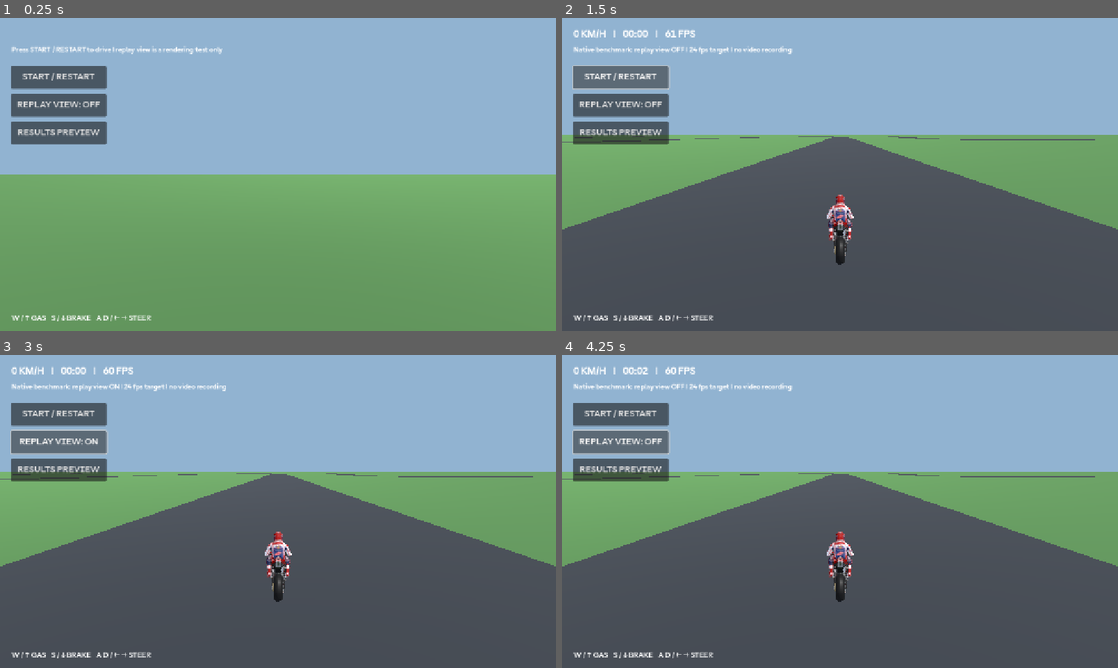
Above: before the commit, frames 1-4 (two rows, left to right).
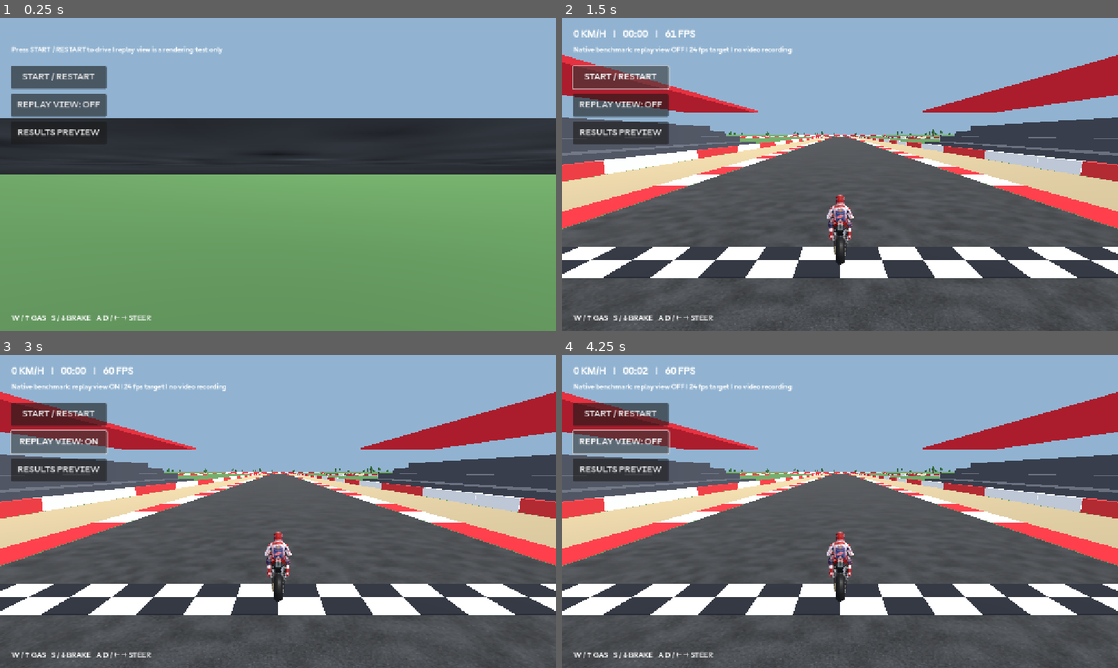
Above: after the commit, the same moments.

Repository: Ahad00010/WMC
Game: Godot game, scene res://main.tscn
Same seed, same stepped clock (60 frames per second), same inputs: the game is played once before the commit and once after it.
Inputs:
- Up to frame 1 (0.25 s): no input
- Up to frame 2 (1.5 s): click "START / RESTART" at 0.5 s; click "START / RESTART" at 1.25 s
- Up to frame 3 (3 s): click "START / RESTART" at 2 s; click "REPLAY VIEW: OFF" at 2.75 s
- Up to frame 4 (4.25 s): click "REPLAY VIEW: ON" at 3.5 s

The runs differ from the first frame. In frame 1, 18% of the frame differs, in the area x 0-100%, y 32-50%; in frame 2, 27%; in frame 3, 27%, in the area x 0-100%, y 11-100%; in frame 4, 27%.

Commit message:
Add textured asphalt and native circuit surroundings
Co-authored-by: arena-agent <297053741+arena-agent@users.noreply.github.com>

Diff:
--- a/native-prototype/main.gd
+++ b/native-prototype/main.gd
@@ -5,6 +5,7 @@
 const RIDER = preload("res://assets/marc-rider.glb")
 const DISPLAY_FONT = preload("res://assets/MGPDisplay-Medium.otf")
 const TEXT_FONT = preload("res://assets/MGPText-Bold.ttf")
+const ASPHALT = preload("res://assets/asphalt.png")
 const ROAD_WIDTH := 9.0
 const REPLAY_FPS := 24.0
 var track: Array[Vector3] = []
@@ -37,8 +38,16 @@
 
 func _read_track() -> void:
  var points = JSON.parse_string(FileAccess.get_file_as_string("res://assets/sepang.json"))
- for point in points:
-  track.append(Vector3(float(point[0]), 0.0, float(point[1])))
+ # Subdivide the original centreline so kerb markings and barriers remain
+ # evenly spaced on long straights as well as around bends.
+ for i in range(points.size()):
+  var point: Array = points[i]
+  var next: Array = points[(i + 1) % points.size()]
+  var a := Vector3(float(point[0]), 0.0, float(point[1]))
+  var b := Vector3(float(next[0]), 0.0, float(next[1]))
+  var count := maxi(1, ceili(a.distance_to(b) / 5.0))
+  for j in range(count):
+   track.append(a.lerp(b, float(j) / float(count)))
 
 func _material(color: Color) -> StandardMaterial3D:
  var mat := StandardMaterial3D.new()
@@ -68,28 +77,10 @@
  ground.position.y = -0.1
  ground.material_override = _material(Color("4b7542"))
  add_child(ground)
- var vertices := PackedVector3Array()
- var normals := PackedVector3Array()
- for i in range(track.size()):
-  var a := track[i]
-  var b := track[(i + 1) % track.size()]
-  var previous := track[(i - 1 + track.size()) % track.size()]
-  var following := track[(i + 2) % track.size()]
-  var side_a := Vector3(-(b - previous).z, 0, (b - previous).x).normalized() * ROAD_WIDTH
-  var side_b := Vector3(-(following - a).z, 0, (following - a).x).normalized() * ROAD_WIDTH
-  for vertex in [a - side_a, b - side_b, b + side_b, a - side_a, b + side_b, a + side_a]:
-   vertices.append(vertex)
-   normals.append(Vector3.UP)
- var arrays := []
- arrays.resize(Mesh.ARRAY_MAX)
- arrays[Mesh.ARRAY_VERTEX] = vertices
- arrays[Mesh.ARRAY_NORMAL] = normals
- var road_mesh := ArrayMesh.new()
- road_mesh.add_surface_from_arrays(Mesh.PRIMITIVE_TRIANGLES, arrays)
- var road := MeshInstance3D.new()
- road.mesh = road_mesh
- road.material_override = _material(Color("33373c"))
- add_child(road)
+ _make_track_surfaces()
+ _make_barriers()
+ _make_start_finish()
+ _make_trees()
  bike = Node3D.new()
  add_child(bike)
  visual = Node3D.new()
@@ -115,6 +106,192 @@
  replay_camera.far = 2200
  replay_view.add_child(replay_camera)
  replay_camera.current = true
+
+
+func _textured_material() -> StandardMaterial3D:
+ var mat := _material(Color.WHITE)
+ var image := ASPHALT.get_image()
+ image.generate_mipmaps()
+ mat.albedo_texture = ImageTexture.create_from_image(image)
+ mat.texture_repeat = true
+ mat.texture_filter = BaseMaterial3D.TEXTURE_FILTER_LINEAR_WITH_MIPMAPS_ANISOTROPIC
+ return mat
+
+# Continuous road and shoulders follow the same centreline as the driving logic.
+# They are grouped into a handful of meshes, not thousands of individual objects.
+func _ribbon(inner: float, outer: float, height: float, kind: String) -> void:
+ var vertices := PackedVector3Array()
+ var normals := PackedVector3Array()
+ var uvs := PackedVector2Array()
+ var colors := PackedColorArray()
+ var distance := 0.0
+ for i in range(track.size()):
+  var a := track[i]
+  var b := track[(i + 1) % track.size()]
+  var previous := track[(i - 1 + track.size()) % track.size()]
+  var following := track[(i + 2) % track.size()]
+  var side_a := Vector3(-(b - previous).z, 0, (b - previous).x).normalized()
+  var side_b := Vector3(-(following - a).z, 0, (following - a).x).normalized()
+  var length := a.distance_to(b)
+  var aa := a + side_a * inner + Vector3.UP * height
+  var ab := a + side_a * outer + Vector3.UP * height
+  var ba := b + side_b * inner + Vector3.UP * height
+  var bb := b + side_b * outer + Vector3.UP * height
+  var tile := 12.0
+  var ua := inner / tile
+  var ub := outer / tile
+  var va := distance / tile
+  var vb := (distance + length) / tile
+  var tint := Color.WHITE
+  if kind == "kerb":
+   tint = Color("d62730") if int(distance / 6.0) % 2 == 0 else Color("f1f0e8")
+  for entry in [[aa,Vector2(ua,va)], [ba,Vector2(ua,vb)], [bb,Vector2(ub,vb)], [aa,Vector2(ua,va)], [bb,Vector2(ub,vb)], [ab,Vector2(ub,va)]]:
+   vertices.append(entry[0])
+   uvs.append(entry[1])
+   normals.append(Vector3.UP)
+   colors.append(tint)
+  distance += length
+ var arrays := []
+ arrays.resize(Mesh.ARRAY_MAX)
+ arrays[Mesh.ARRAY_VERTEX] = vertices
+ arrays[Mesh.ARRAY_NORMAL] = normals
+ arrays[Mesh.ARRAY_TEX_UV] = uvs
+ arrays[Mesh.ARRAY_COLOR] = colors
+ var mesh := ArrayMesh.new()
+ mesh.add_surface_from_arrays(Mesh.PRIMITIVE_TRIANGLES, arrays)
+ var surface := MeshInstance3D.new()
+ surface.name = "Track_" + kind
+ surface.mesh = mesh
+ if kind == "asphalt":
+  surface.material_override = _textured_material()
+ elif kind == "kerb":
+  var material := _material(Color.WHITE)
+  material.vertex_color_use_as_albedo = true
+  surface.material_override = material
+ else:
+  surface.material_override = _material(Color("ad9b75"))
+ add_child(surface)
+
+func _make_track_surfaces() -> void:
+ _ribbon(-ROAD_WIDTH, ROAD_WIDTH, 0.01, "asphalt")
+ _ribbon(ROAD_WIDTH, ROAD_WIDTH + 2.0, 0.025, "kerb")
+ _ribbon(-ROAD_WIDTH - 2.0, -ROAD_WIDTH, 0.025, "kerb")
+ _ribbon(ROAD_WIDTH + 2.0, ROAD_WIDTH + 9.0, 0.0, "gravel")
+ _ribbon(-ROAD_WIDTH - 9.0, -ROAD_WIDTH - 2.0, 0.0, "gravel")
+
+func _make_barriers() -> void:
+ var box := BoxMesh.new()
+ box.size = Vector3(0.7, 1.05, 5.2)
+ box.material = _material(Color.WHITE)
+ var instances := MultiMesh.new()
+ instances.transform_format = MultiMesh.TRANSFORM_3D
+ instances.use_colors = true
+ instances.mesh = box
+ instances.instance_count = track.size() * 2
+ var count := 0
+ for i in range(track.size()):
+  var a := track[i]
+  var b := track[(i + 1) % track.size()]
+  var forward := (b - a).normalized()
+  var side := Vector3(-forward.z, 0, forward.x)
+  var basis := Basis(Vector3.UP, atan2(forward.x, forward.z)).scaled(Vector3(1, 1, a.distance_to(b) / 5.0))
+  for direction in [-1, 1]:
+   instances.set_instance_transform(count, Transform3D(basis, (a + b) * 0.5 + side * direction * (ROAD_WIDTH + 9.4) + Vector3.UP * 0.525))
+   instances.set_instance_color(count, Color("e53639") if int(i / 3) % 2 == 0 else Color("f3f2ec"))
+   count += 1
+ # Multimesh vertex colors tint its white material.
+ box.material.vertex_color_use_as_albedo = true
+ var barriers := MultiMeshInstance3D.new()
+ barriers.name = "Track_Barriers"
+ barriers.multimesh = instances
+ add_child(barriers)
+
+func _box(parent: Node3D, size: Vector3, position: Vector3, material: Material) -> void:
+ var box := BoxMesh.new()
+ box.size = size
+ var node := MeshInstance3D.new()
+ node.mesh = box
+ node.material_override = material
+ node.position = position
+ parent.add_child(node)
+
+func _make_start_finish() -> void:
+ var group := Node3D.new()
+ group.position = track[0]
+ var forward := (track[1] - track[0]).normalized()
+ group.rotation.y = atan2(forward.x, forward.z)
+ add_child(group)
+ var dark := _material(Color("20242c"))
+ var red := _material(Color("dc2733"))
+ var white := _material(Color("f5f5f0"))
+ for side in [-1, 1]:
+  _box(group, Vector3(0.8, 8.0, 0.8), Vector3(side * 15.0, 4, 0), dark)
+  # Lightweight grandstands alongside the start straight.
+  for tier in range(4):
+   var height := 1.3 * (tier + 1)
+   _box(group, Vector3(4, height, 80), Vector3(side * (25.0 + tier * 4.0), height * 0.5, 30), _material(Color("4a4d55")))
+  _box(group, Vector3(18, 0.6, 80), Vector3(side * 31.0, 9, 30), red)
+ _box(group, Vector3(31, 2.3, 0.7), Vector3(0, 8, 0), dark)
+ var sign := Label3D.new()
+ sign.text = "WMC     START  /  FINISH"
+ sign.font_size = 80
+ sign.pixel_size = 0.01
+ sign.position = Vector3(0, 8, -0.4)
+ sign.rotation.y = PI
+ sign.modulate = Color.WHITE
+ group.add_child(sign)
+ # Actual chequered line on the track.
+ for x in range(18):
+  for z in range(2):
+   _box(group, Vector3(1.0, 0.02, 0.8), Vector3(-8.5 + x, 0.05, -1.0 + z * 0.8), white if (x + z) % 2 == 0 else dark)
+
+func _make_trees() -> void:
+ var rng := RandomNumberGenerator.new()
+ rng.seed = 9310
+ var trunk := CylinderMesh.new()
+ trunk.top_radius = 0.3
+ trunk.bottom_radius = 0.45
+ trunk.height = 3
+ trunk.material = _material(Color("5a4030"))
+ var crown := CylinderMesh.new()
+ crown.top_radius = 0
+ crown.bottom_radius = 3.3
+ crown.height = 9
+ crown.radial_segments = 7
+ crown.material = _material(Color("285d2c"))
+ var trunks := MultiMesh.new()
+ var crowns := MultiMesh.new()
+ for multi in [trunks, crowns]:
+  multi.transform_format = MultiMesh.TRANSFORM_3D
+  multi.instance_count = 150 if mobile else 220
+ trunks.mesh = trunk
+ crowns.mesh = crown
+ var placed := 0
+ var attempts := 0
+ while placed < trunks.instance_count and attempts < 5000:
+  attempts += 1
+  var x := rng.randf_range(-1300, 1300)
+  var z := rng.randf_range(-1300, 1300)
+  var point := Vector3(x, 0, z)
+  var clear := point.distance_to(track[0]) > 110
+  for i in range(0, track.size(), 10):
+   if point.distance_squared_to(track[i]) < 70.0 * 70.0:
+    clear = false
+    break
+  if not clear:
+   continue
+  var scale := rng.randf_range(0.85, 1.35)
+  var basis := Basis.IDENTITY.scaled(Vector3.ONE * scale)
+  trunks.set_instance_transform(placed, Transform3D(basis, point + Vector3.UP * 1.5 * scale))
+  crowns.set_instance_transform(placed, Transform3D(basis, point + Vector3.UP * 7.5 * scale))
+  placed += 1
+ trunks.visible_instance_count = placed
+ crowns.visible_instance_count = placed
+ for multi in [trunks, crowns]:
+  var node := MultiMeshInstance3D.new()
+  node.name = "Track_Trees"
+  node.multimesh = multi
+  add_child(node)
 
 func _reset() -> void:
  nearest = 0
--- a/native-prototype/smoke.gd
+++ b/native-prototype/smoke.gd
@@ -9,6 +9,11 @@
  await process_frame
  if game.track.size() < 100 or game.bike == null:
   push_error("Missing native track or bike")
+  quit(1)
+  return
+ var road = game.get_node_or_null("Track_asphalt")
+ if road == null or road.material_override.albedo_texture == null or game.get_node_or_null("Track_Barriers") == null or game.get_node_or_null("Track_Trees") == null:
+  push_error("Circuit visuals did not initialize")
   quit(1)
   return
  var start = game.bike.position
Binary file added: native-prototype/assets/asphalt.png
